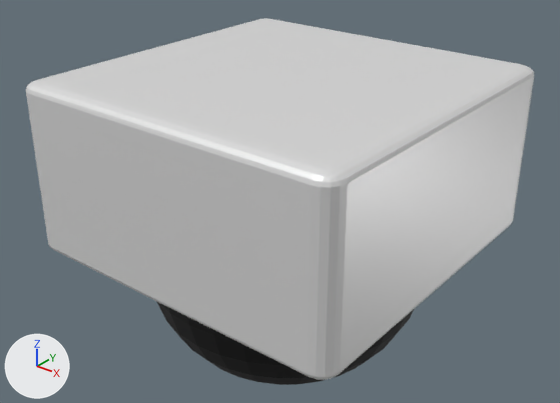
Renders of the glTF model resources/models/cctv_camera1/cctv_camera1.glb from each side of a commit.
Camera for both pictures: a 50 mm lens placed at (2.5, -3.19, 1.69), pointed at (-0.07, 0.02, -0.3). Lighting does not change. The marker at lower left points along +X, +Y and +Z. Where no turn or scale is listed for an object, it has been applied to the vertices.
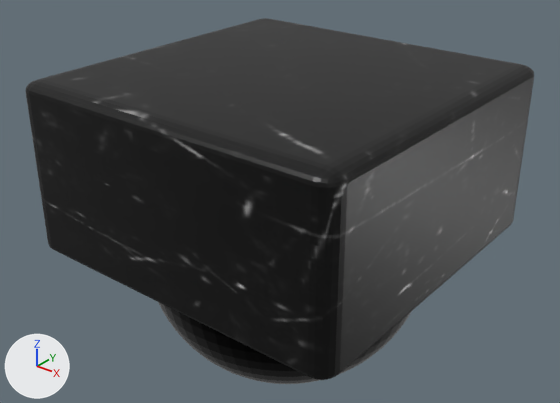
What the commit changed:
Picture 'scratches' (img_scratches) is new.
In material 'Base' (mat_base), base_color is no longer (0.8, 0.8, 0.8), white #e7e7e7.
In material 'Base' (mat_base), texture is now set to img_scratches.

Changed parts and their boxes [x1, y1, x2, y2] in the pictures (560 x 403 px):
'Cube', surface changed (grey to black)
    both: [25, 18, 534, 380]
